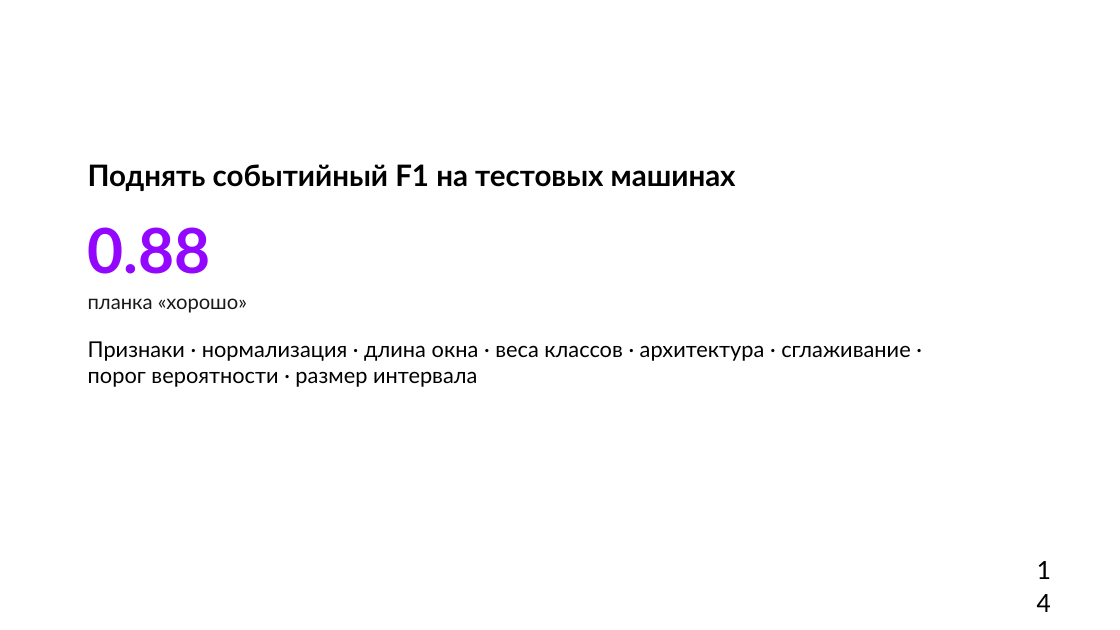
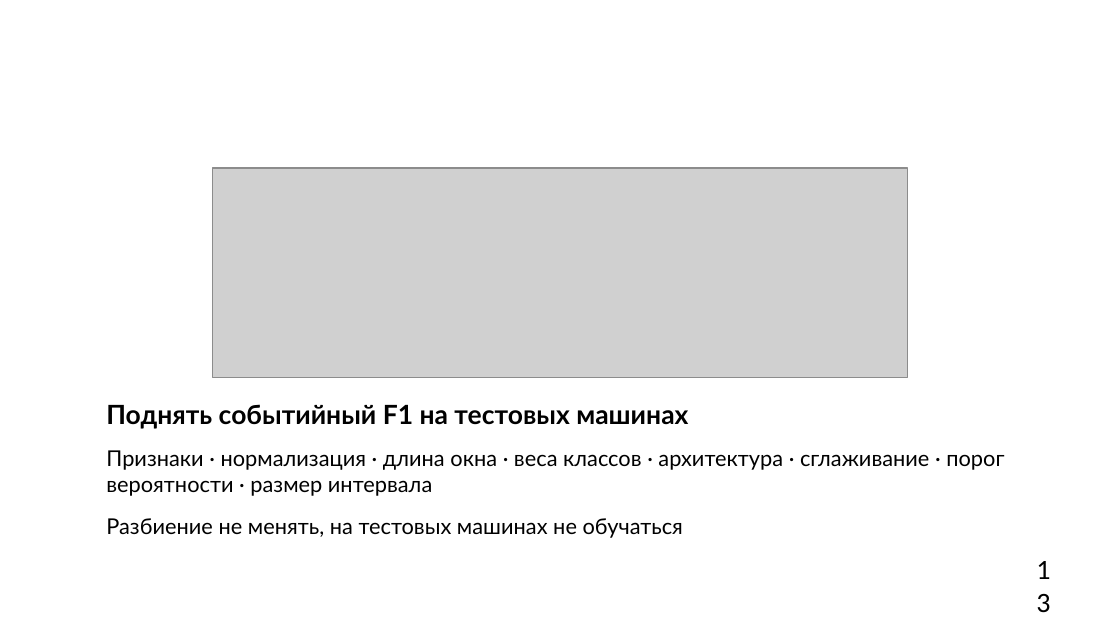
Before and after one commit to hehehelp123/fuel-refuel-lab, a slide deck: slide 13 of Лаба_заправки.pptx (slide 14 before the commit). Drawn at 1120x630 pixels with LibreOffice and Linux fonts; fonts in the diff are those of the drawing; grey boxes stand for pictures; background and template pictures are left out. Boxes give left, top, right and bottom in pixels: in the first picture for what was removed or moved away, otherwise in the second. Text is boxed around its words. In the diff, an @@ line names an element or a change of style, - is before the commit and + after.

```diff
--- a/Лаба_заправки.pptx
+++ b/Лаба_заправки.pptx
@@ picture added at box(213, 168, 907, 377) @@
@@ text at box(88, 227, 247, 313): paragraphs removed @@
-0.88
-планка «хорошо»
@@ text "Поднять событийный F1 на тестовых ...": place and size @@
-text "Поднять событийный F1 на тестовых ..." at box(88, 164, 910, 387)
+text "Поднять событийный F1 на тестовых ..." at box(106, 404, 1004, 538)
@@ text at box(106, 404, 1004, 496): size 19 to 17 pt in "Поднять событийный F1 на тестовых машинах"; less space between paragraphs @@
@@ text at box(106, 518, 683, 538): paragraph added @@
+Разбиение не менять, на тестовых машинах не обучаться
```
Also in this commit, not shown: 9 other slides changed, 1 slide added, 2 slides removed, 10 other files.
